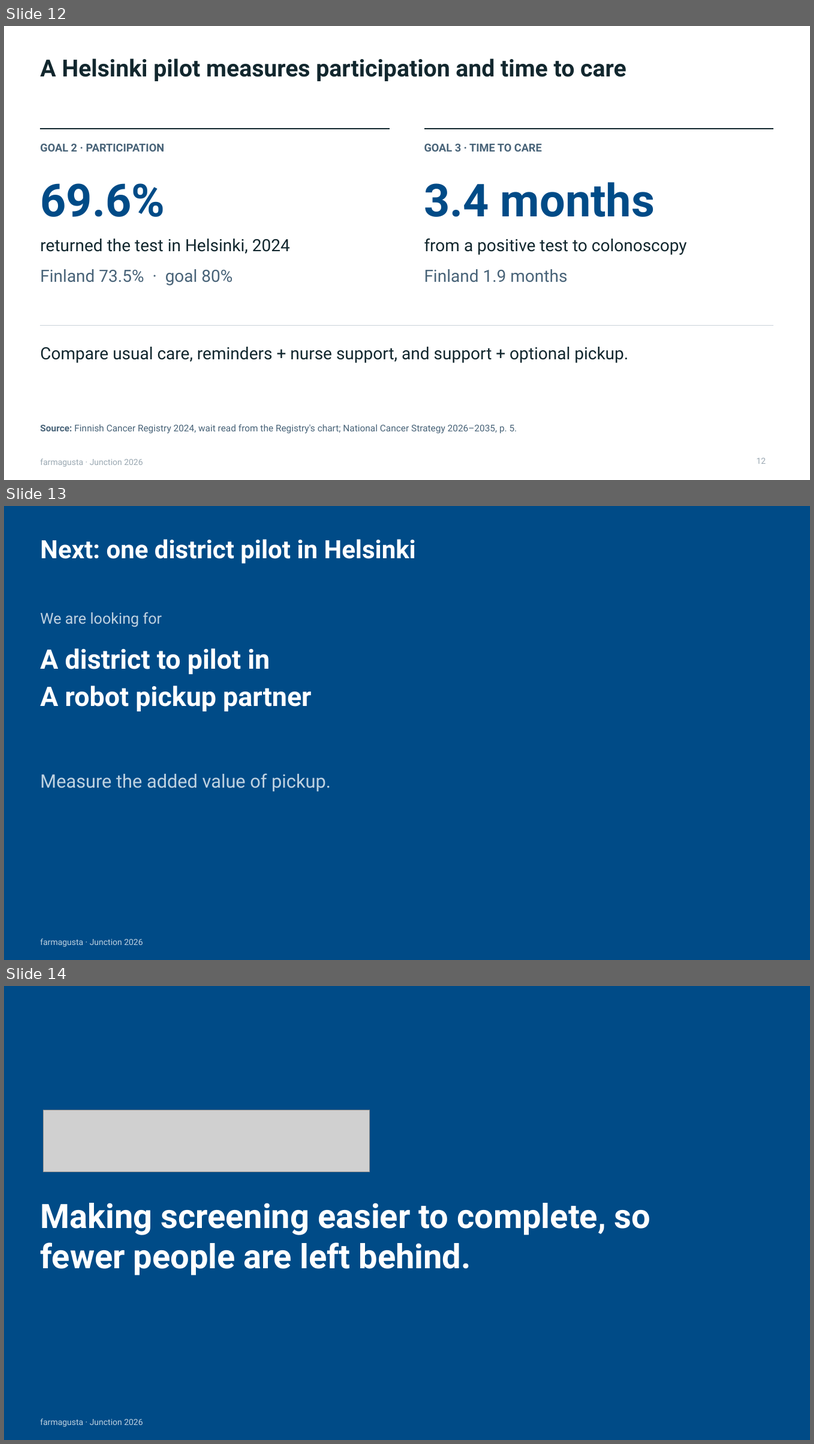
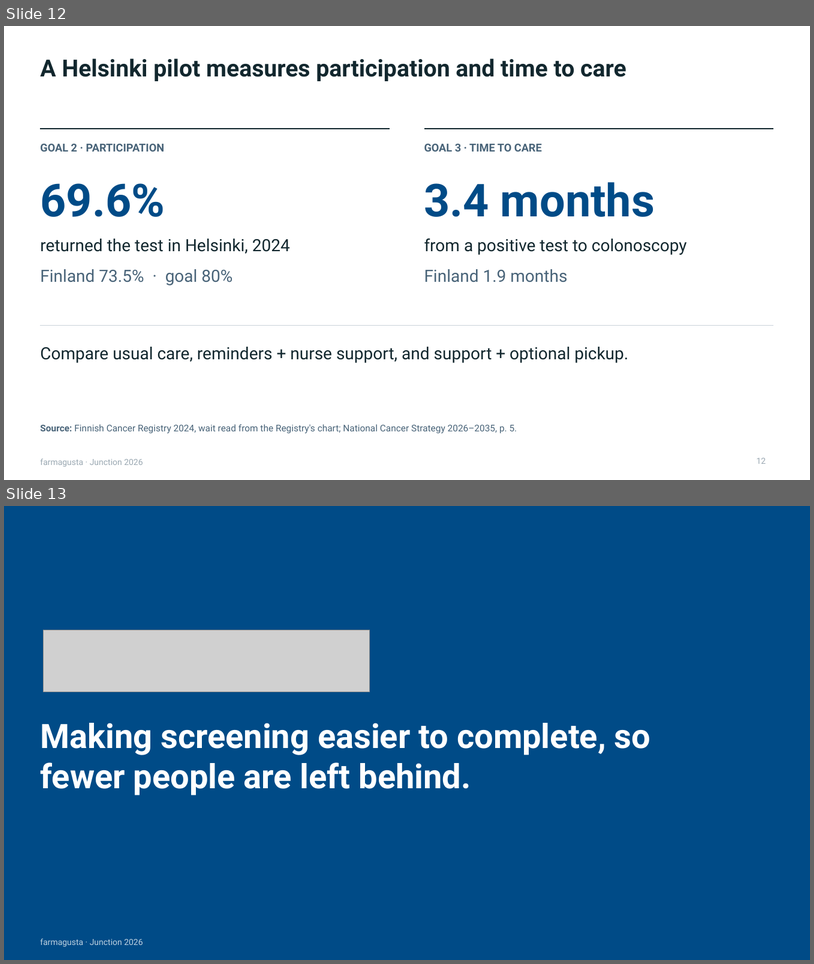
Before and after one commit to rromppanen/junction26, a slide deck: docs/pitch/farmagusta-screening-attendance.pptx. Shown one above the other, each under a label of ours: slides 12, 13 and 14 before the commit, slides 12 and 13 after it. The pictures are 814x1444 and 814x964 pixels, drawn with LibreOffice and Linux fonts; fonts in the diff are those of the drawing; grey boxes stand for pictures. Boxes give left, top, right and bottom in pixels: in the first picture for what was removed or moved away, otherwise in the second. Text is boxed around its words. In the diff, an @@ line names an element or a change of style, - is before the commit and + after.

```diff
--- a/docs/pitch/farmagusta-screening-attendance.pptx
+++ b/docs/pitch/farmagusta-screening-attendance.pptx
@@ slide 13 removed at box(4, 506, 810, 960), background #004B87; not listed: 1 template element that a slide beside it also shows @@
@@ title removed at box(40, 539, 416, 564) @@
-Next: one district pilot in Helsinki
@@ text removed at box(40, 612, 162, 627) @@
-We are looking for
@@ text removed at box(40, 648, 311, 711) @@
-A district to pilot in
-A robot pickup partner
@@ text removed at box(40, 773, 331, 792) @@
-Measure the added value of pickup.
@@ what was slide 14 is now slide 13 @@
```
Also in this commit, not shown: 2 slides changed.
